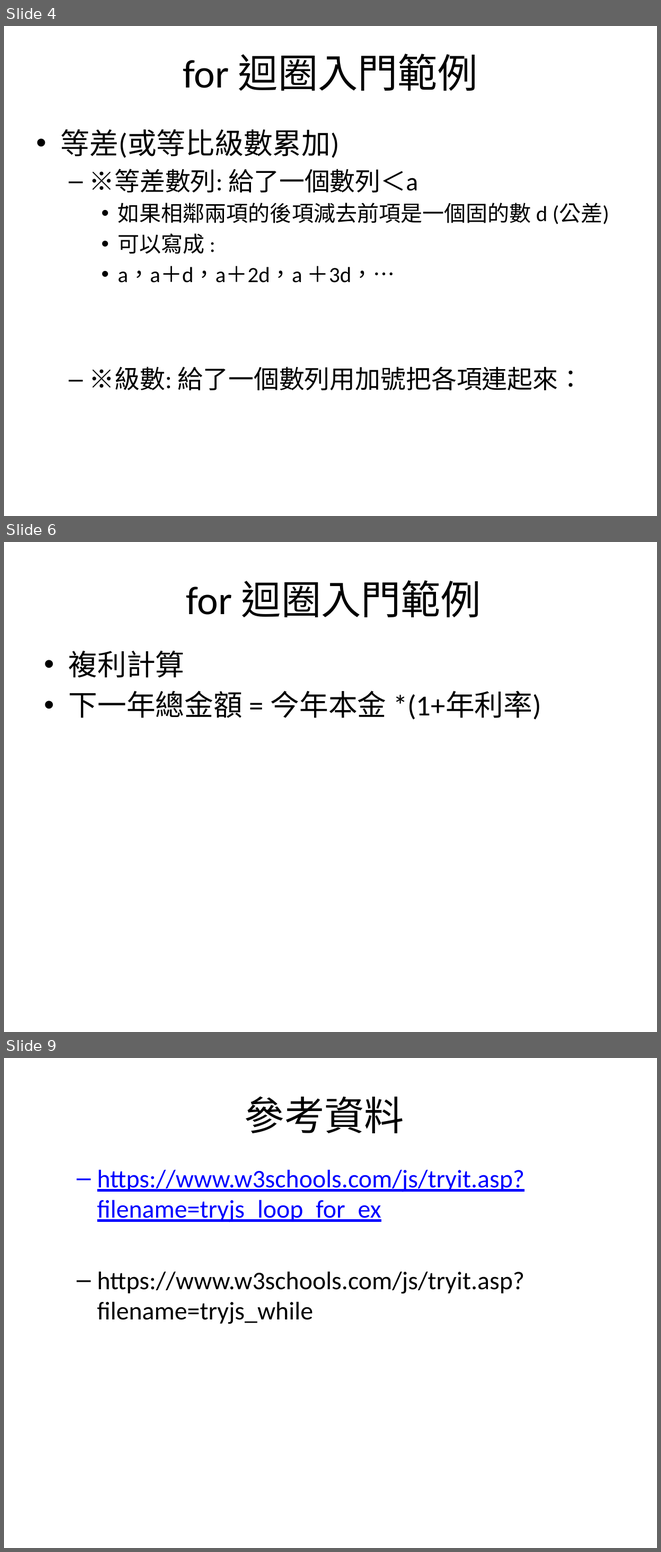
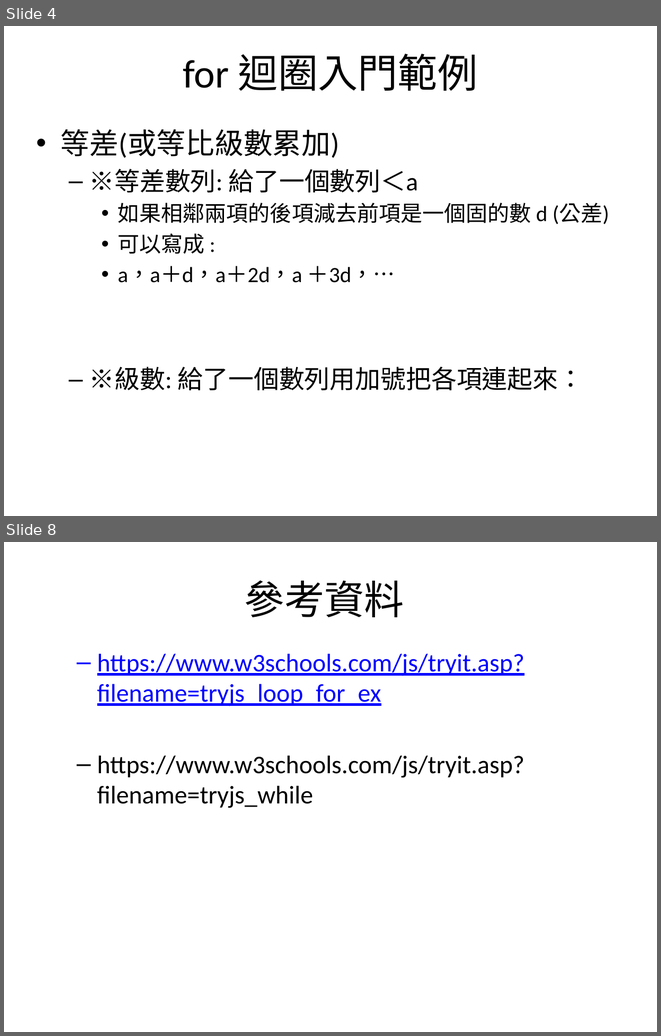
Before and after one commit to mos2718/W1, a slide deck: JS_Basic/4_JSforLoop.pptx. Shown one above the other, each under a label of ours: slides 4, 6 and 9 before the commit, slides 4 and 8 after it; the slides between them are not shown. The pictures are 661x1552 and 661x1036 pixels, drawn with LibreOffice and Linux fonts; fonts in the diff are those of the drawing. Boxes give left, top, right and bottom in pixels: in the first picture for what was removed or moved away, otherwise in the second. Text is boxed around its words. In the diff, an @@ line names an element or a change of style, - is before the commit and + after.

```diff
--- a/JS_Basic/4_JSforLoop.pptx
+++ b/JS_Basic/4_JSforLoop.pptx
@@ slide 6 removed at [4, 542, 657, 1032], background #FFFFFF @@
@@ title removed at [186, 580, 481, 617] @@
-for 迴圈入門範例
@@ text removed at [69, 651, 541, 720] @@
-• 複利計算
-• 下一年總金額 = 今年本金 *(1+年利率)
@@ what was slide 9 is now slide 8 @@
```
Also in this commit, not shown: 1 slide changed, 2 slides added, 2 other slides removed, 4 other files.
